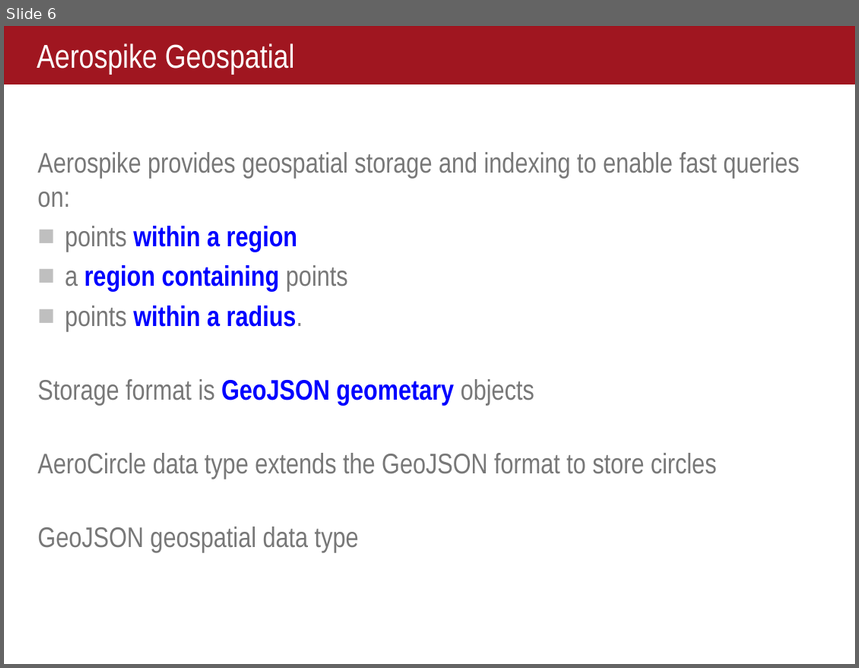
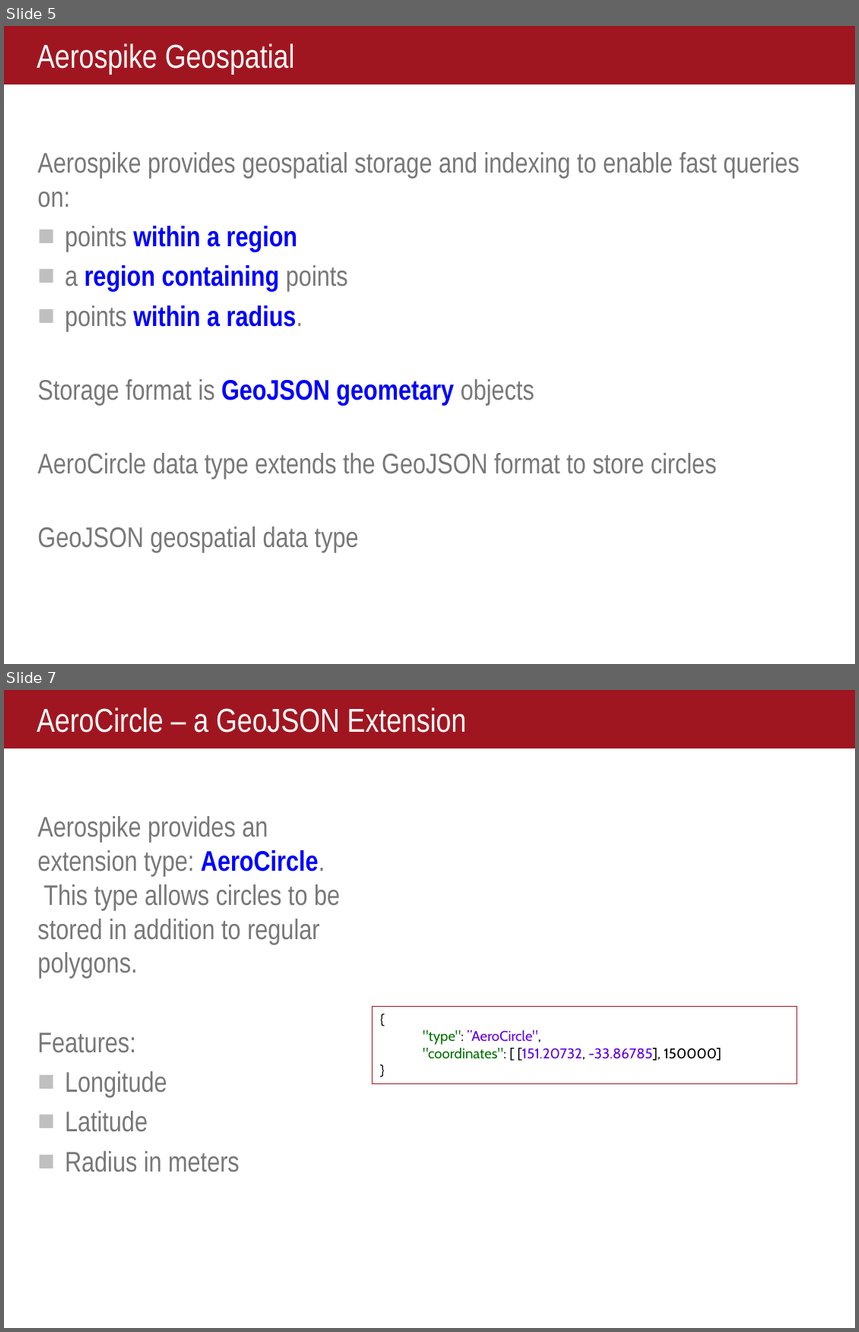
Before and after one commit to helipilot50/aerospike-advanced-concepts, a slide deck: geo/courseware/Geo.pptx. Shown one above the other, each under a label of ours: slide 6 before the commit, slides 5 and 7 after it; the slides between them are not shown. The pictures are 859x668 and 859x1332 pixels, drawn with LibreOffice and Linux fonts; fonts in the diff are those of the drawing. Boxes give left, top, right and bottom in pixels: in the first picture for what was removed or moved away, otherwise in the second. Text is boxed around its words. In the diff, an @@ line names an element or a change of style, - is before the commit and + after.

```diff
--- a/geo/courseware/Geo.pptx
+++ b/geo/courseware/Geo.pptx
@@ slide 7 added at box(4, 690, 855, 1328), background #FFFFFF; not listed: 1 template element that a slide beside it also shows @@
@@ title added at box(28, 692, 814, 746), fill #A01620, 28 pt, text #FFFFFF @@
+AeroCircle – a GeoJSON Extension
@@ text added at box(37, 816, 340, 1173), 24 pt, text #777777 @@
+Aerospike provides an extension type: AeroCircle. This type allows circles to be stored in addition to regular polygons.
+Features:
+■ Longitude
+■ Latitude
+■ Radius in meters
@@ rectangle added at box(372, 1007, 797, 1084), outline #A01620 0.75 pt, 12 pt, text #6000E0 @@
+{
+"type": ”AeroCircle",
+"coordinates": [ [151.20732, -33.86785], 150000]
+}
@@ what was slide 6 is now slide 5 @@
```
Also in this commit, not shown: 6 slides changed, 1 other slide added, 1 slide removed, 1 other file.
